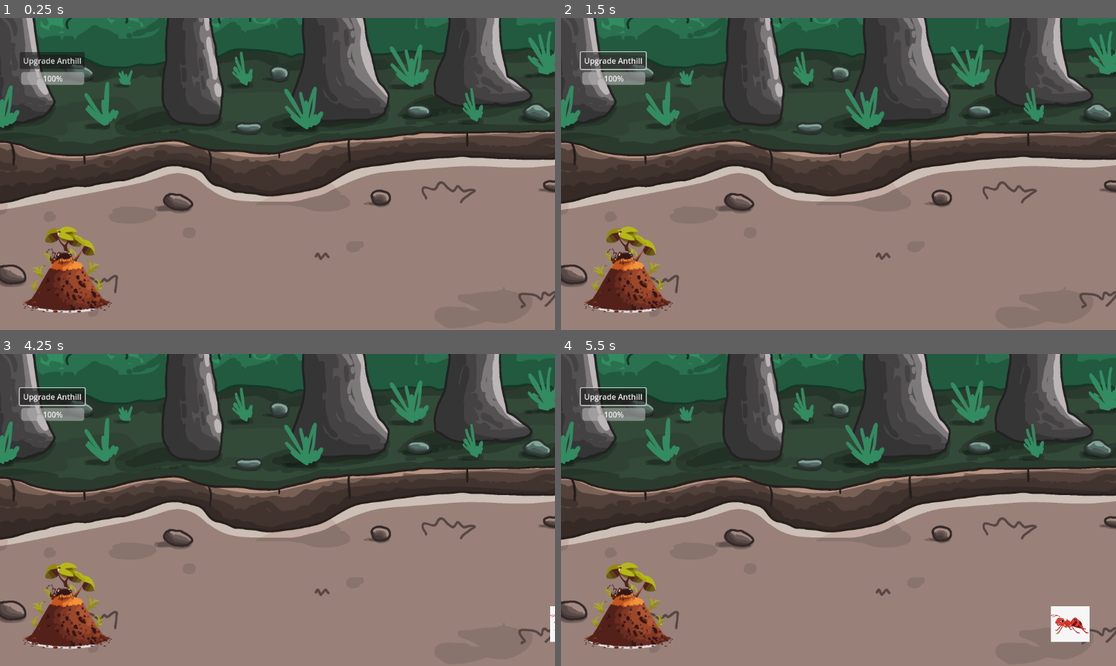
Above: before the commit, frames 1-4 (two rows, left to right).
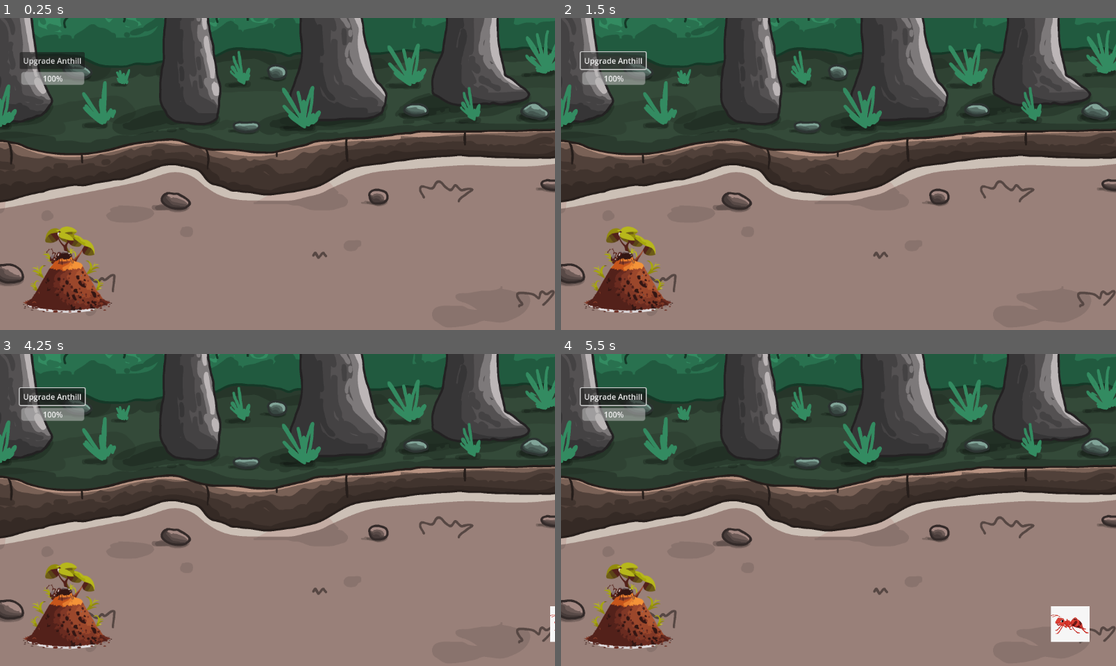
Above: after the commit, the same moments.

Repository: NMSU-Digital-Game-Design/game-jam-4-ant-game
Game: Godot game, scene res://Scenes/areas/area_1.tscn
Two runs of this game, one before a commit and one after it. Both use one fixed random seed, a clock stepped at 60 frames per second and the inputs below.
Inputs (mouse positions are in pixels of both pictures, inside the frame that each line leads up to):
- Up to frame 1 (0.25 s): no input
- Up to frame 2 (1.5 s): click "Upgrade Anthill" at 0.5 s; click "Upgrade Anthill" at 1.25 s
- Up to frame 3 (4.25 s): click "Upgrade Anthill" at 2 s; tap Enter at 2.75 s; move the mouse to (399, 494) at 2.77 s; click (399, 494) at 2.92 s; tap Space at 3.5 s; move the mouse to (166, 525) at 3.52 s; click (166, 525) at 3.67 s
- Up to frame 4 (5.5 s): tap Enter at 4.25 s; move the mouse to (894, 441) at 4.27 s; click (894, 441) at 4.42 s; move the mouse to (810, 572) at 5.02 s; click (810, 572) at 5.17 s

The runs differ from the first frame. In frame 1, 7.1% of the frame differs, in the area x 0-100%, y 0-94%; in frame 2, 7.1%; in frame 3, 7.1%; in frame 4, 7.0%.

Commit message:
updating background node to sprite2d

Diff:
--- a/Scenes/areas/area_1.tscn
+++ b/Scenes/areas/area_1.tscn
@@ -7,24 +7,9 @@
 
 [node name="area1" type="Node2D"]
 
-[node name="Control" type="Control" parent="."]
-layout_mode = 3
-anchors_preset = 0
-offset_right = 40.0
-offset_bottom = 40.0
-metadata/_edit_use_anchors_ = true
-
-[node name="TextureRect" type="TextureRect" parent="Control"]
-layout_mode = 1
-anchors_preset = -1
-anchor_left = 0.225
-anchor_top = 0.125
-anchor_right = 0.225
-anchor_bottom = 0.125
-offset_right = 3840.0
-offset_bottom = 2160.0
+[node name="Sprite2D" type="Sprite2D" parent="."]
+position = Vector2(1924, 1083)
 texture = ExtResource("1_48soa")
-metadata/_edit_use_anchors_ = true
 
 [node name="camera_manager" parent="." instance=ExtResource("2_i7wiy")]
 position = Vector2(864, 736)
